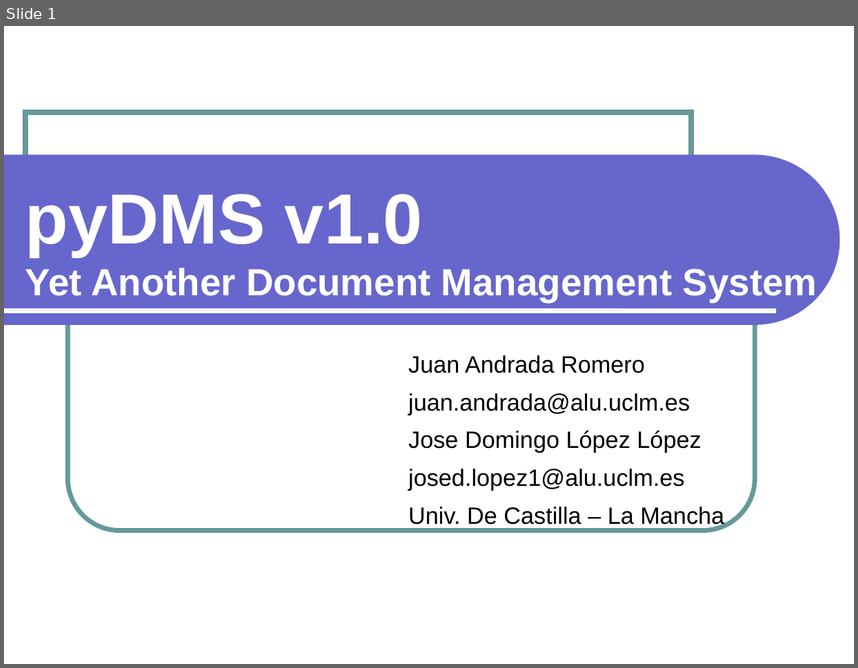
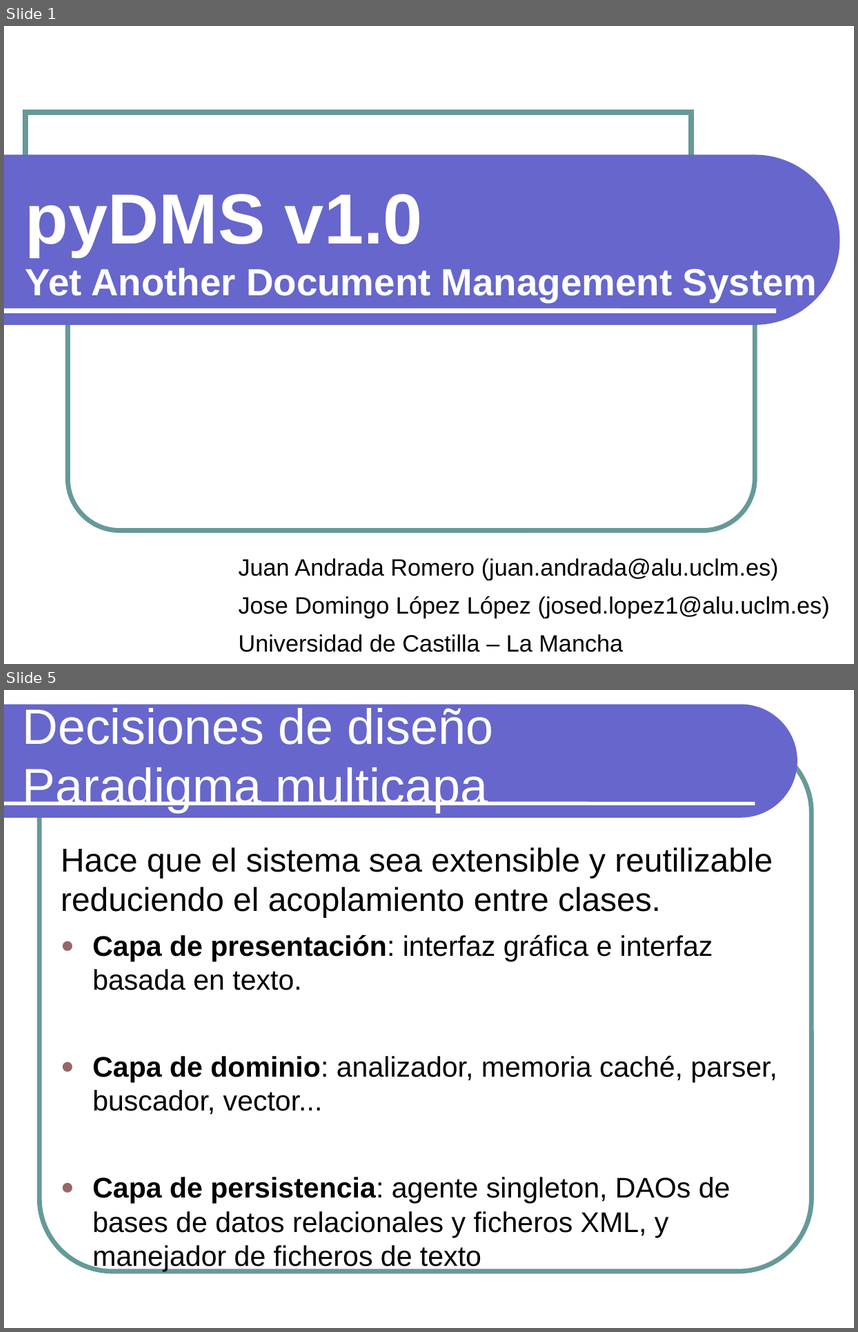
Before and after one commit to txedo/isi-practicas-5, a slide deck: ari/search-engine/doc/presentacion.odp. Shown one above the other, each under a label of ours: slide 1 before the commit, slides 1 and 5 after it; the slides between them are not shown. The pictures are 858x668 and 858x1332 pixels, drawn with LibreOffice and Linux fonts; fonts in the diff are those of the drawing. Boxes give left, top, right and bottom in pixels: in the first picture for what was removed or moved away, otherwise in the second. Text is boxed around its words. In the diff, an @@ line names an element or a change of style, - is before the commit and + after.

```diff
--- a/ari/search-engine/doc/presentacion.odp
+++ b/ari/search-engine/doc/presentacion.odp
@@ slide 5 added at box(4, 690, 854, 1328), background #FFFFFF @@
@@ freeform shape added at box(4, 704, 797, 818), fill #6666CC @@
@@ title added at box(22, 708, 493, 812), 42 pt, text #FFFFFF @@
+Decisiones de diseño
+Paradigma multicapa
@@ rounded rectangle added at box(40, 739, 811, 1270), outline #669999 4 pt @@
@@ line added from (4, 803) to (755, 803), #FFFFFF 3 pt @@
@@ text added at box(61, 847, 777, 1237), 24 pt, text #000000 @@
+Hace que el sistema sea extensible y reutilizable reduciendo el acoplamiento entre clases.
+● Capa de presentación: interfaz gráfica e interfaz basada en texto.
+● Capa de dominio: analizador, memoria caché, parser, buscador, vector...
+● Capa de persistencia: agente singleton, DAOs de bases de datos relacionales y ficheros XML, y manejador de ficheros de texto
@@ slide 1 changed as well @@
@@ subtitle at box(239, 558, 830, 652): text changed @@
-Juan Andrada Romero
-juan.andrada@alu.uclm.es
-Jose Domingo López López
-josed.lopez1@alu.uclm.es
-Univ. De Castilla – La Mancha
+Juan Andrada Romero (juan.andrada@alu.uclm.es)
+Jose Domingo López López (josed.lopez1@alu.uclm.es)
+Universidad de Castilla – La Mancha
```
Also in this commit, not shown: 23 other slides added, 7 slides removed, 3 other files.
